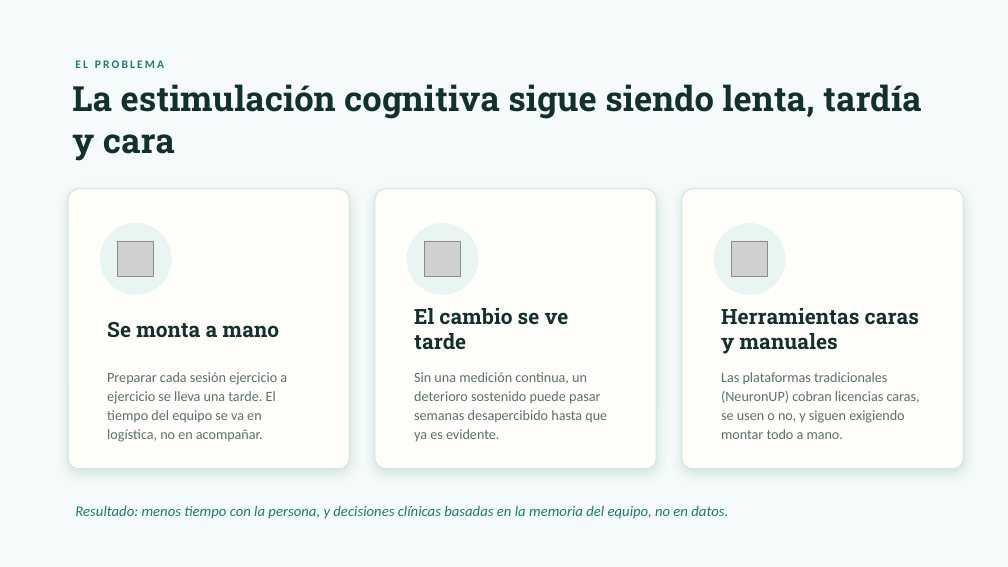
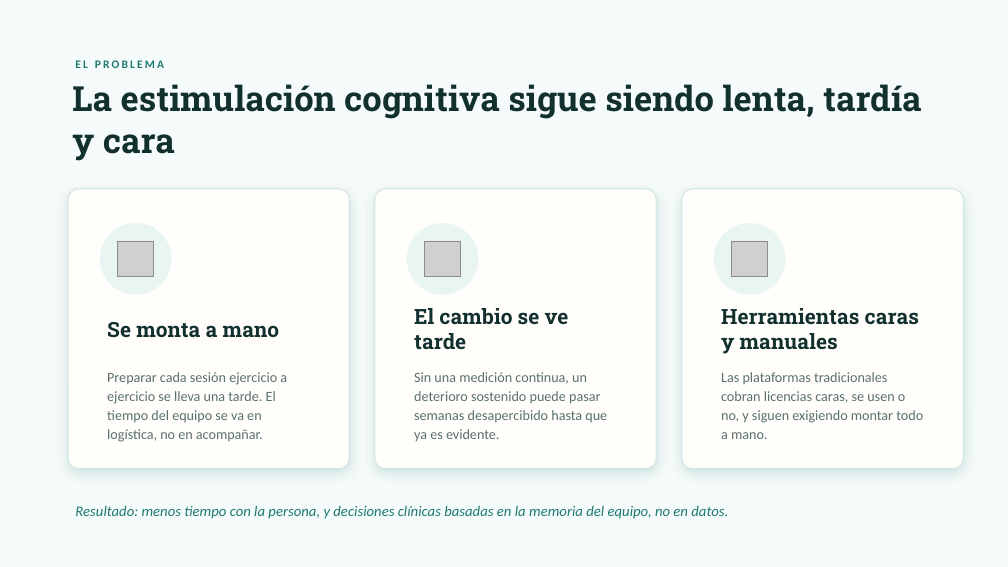
Before and after one commit to Sausf93/Trazo, a slide deck: slide 2 of docs/Trazo-Presentacion.pptx. Drawn at 1008x567 pixels with LibreOffice and Linux fonts; fonts in the diff are those of the drawing; grey boxes stand for pictures. Boxes give left, top, right and bottom in pixels: in the first picture for what was removed or moved away, otherwise in the second. Text is boxed around its words. In the diff, an @@ line names an element or a change of style, - is before the commit and + after.

```diff
--- a/docs/Trazo-Presentacion.pptx
+++ b/docs/Trazo-Presentacion.pptx
@@ text at [721, 372, 923, 439]: text changed @@
-Las plataformas tradicionales (NeuronUP) cobran licencias caras, se usen o no, y siguen exigiendo montar todo a mano.
+Las plataformas tradicionales cobran licencias caras, se usen o no, y siguen exigiendo montar todo a mano.
```
Also in this commit, not shown: 1 other slide changed.
